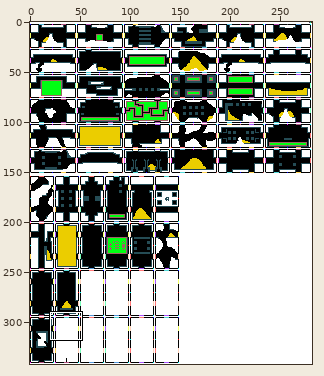
A sprite sheet gets an edit: data/wang_tiles/monk_city.png. Above, an overview of the earlier version with the close-up marked.
Close-up. Before the commit:
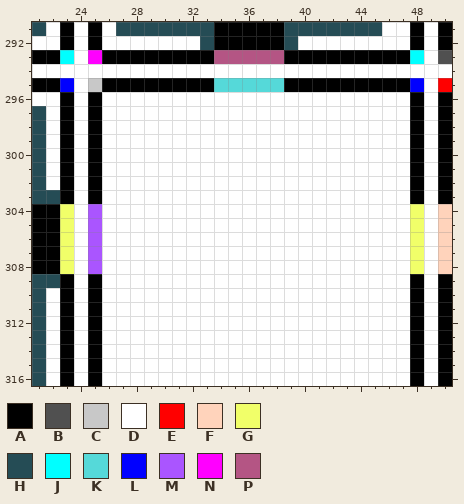
The file is 282x342 pixels. Shown: x 21..50, y 291..316. The commit also changed other parts of the picture, which this record leaves out.
Palette (. is transparent): A #000000  B #505050  C #c8c8c8  D #ffffff  E #ff0000  F #ffd3bb  G #f1ff69  H #254c55  J #00ffff  K #55d9d9  L #0000ff  M #aa55ff  N #ff00ff  P #b45584
Pixels before, first column x 21:
291 HDADADHHHHHHHAAAAAHHHHHHHDDADA
292 DDADADDDDDDDHAAAAAHDDDDDDDDADA
293 AAJDNAAAAAAAAPPPPPAAAAAAAAAJDB
294 DDDDDDDDDDDDDDDDDDDDDDDDDDDDDD
295 AALDCAAAAAAAAKKKKKAAAAAAAAALDE
296 DDADADDDDDDDDDDDDDDDDDDDDDDADA
297 HDADADDDDDDDDDDDDDDDDDDDDDDADA
298 HDADADDDDDDDDDDDDDDDDDDDDDDADA
299 HDADADDDDDDDDDDDDDDDDDDDDDDADA
300 HDADADDDDDDDDDDDDDDDDDDDDDDADA
301 HDADADDDDDDDDDDDDDDDDDDDDDDADA
302 HDADADDDDDDDDDDDDDDDDDDDDDDADA
303 HHADADDDDDDDDDDDDDDDDDDDDDDADA
304 AAGDMDDDDDDDDDDDDDDDDDDDDDDGDF
305 AAGDMDDDDDDDDDDDDDDDDDDDDDDGDF
306 AAGDMDDDDDDDDDDDDDDDDDDDDDDGDF
307 AAGDMDDDDDDDDDDDDDDDDDDDDDDGDF
308 AAGDMDDDDDDDDDDDDDDDDDDDDDDGDF
309 HHADADDDDDDDDDDDDDDDDDDDDDDADA
310 HDADADDDDDDDDDDDDDDDDDDDDDDADA
311 HDADADDDDDDDDDDDDDDDDDDDDDDADA
312 HDADADDDDDDDDDDDDDDDDDDDDDDADA
313 HDADADDDDDDDDDDDDDDDDDDDDDDADA
314 HDADADDDDDDDDDDDDDDDDDDDDDDADA
315 HDADADDDDDDDDDDDDDDDDDDDDDDADA
316 HDADADDDDDDDDDDDDDDDDDDDDDDADA
The same view after the edit:
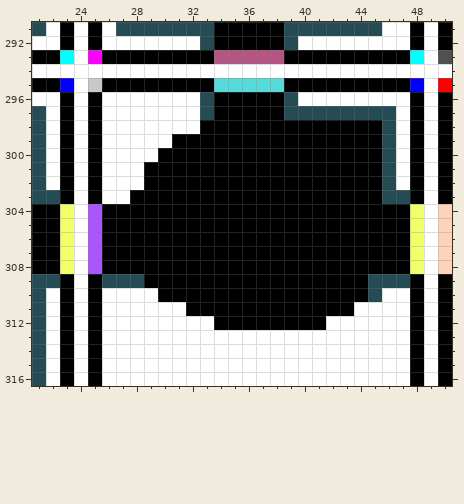
Change:
Changed rows in their new state; - is an unchanged pixel.
first column x 26:
296 -------HAAAAAH--------
297 -------HAAAAAHHHHHHHH-
298 -------AAAAAAAAAAAAAH-
299 -----AAAAAAAAAAAAAAAH-
300 ----AAAAAAAAAAAAAAAAH-
301 ---AAAAAAAAAAAAAAAAAH-
302 ---AAAAAAAAAAAAAAAAAH-
303 --AAAAAAAAAAAAAAAAAAHH
304 AAAAAAAAAAAAAAAAAAAAAA
305 AAAAAAAAAAAAAAAAAAAAAA
306 AAAAAAAAAAAAAAAAAAAAAA
307 AAAAAAAAAAAAAAAAAAAAAA
308 AAAAAAAAAAAAAAAAAAAAAA
309 HHHAAAAAAAAAAAAAAAAHHH
310 ----AAAAAAAAAAAAAAAH--
311 ------AAAAAAAAAAAA----
312 --------AAAAAAAA------
Boxes around the changes in both close-ups, in picture pixels (x1, y1, x2, y2):
changed: (102, 92, 410, 330)
